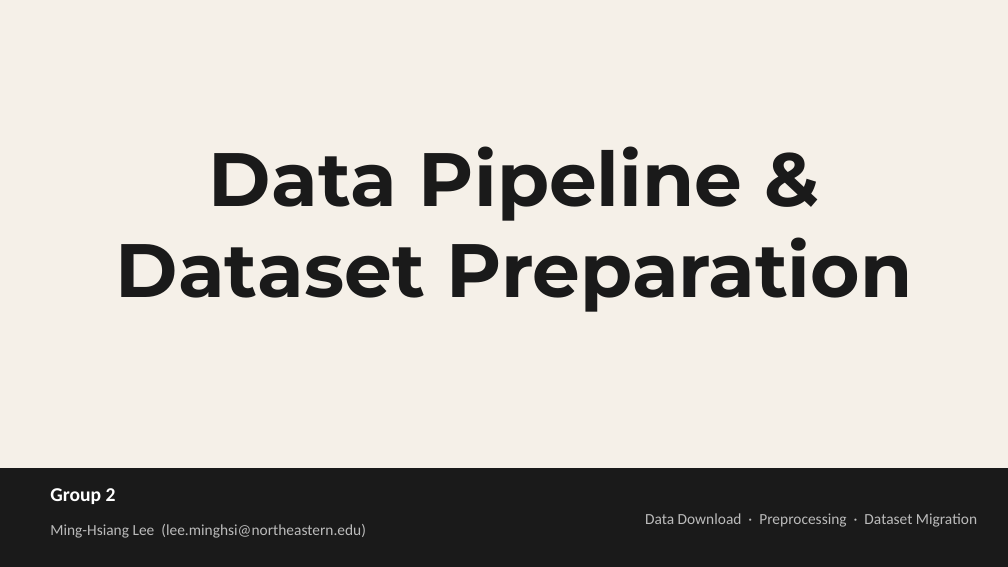
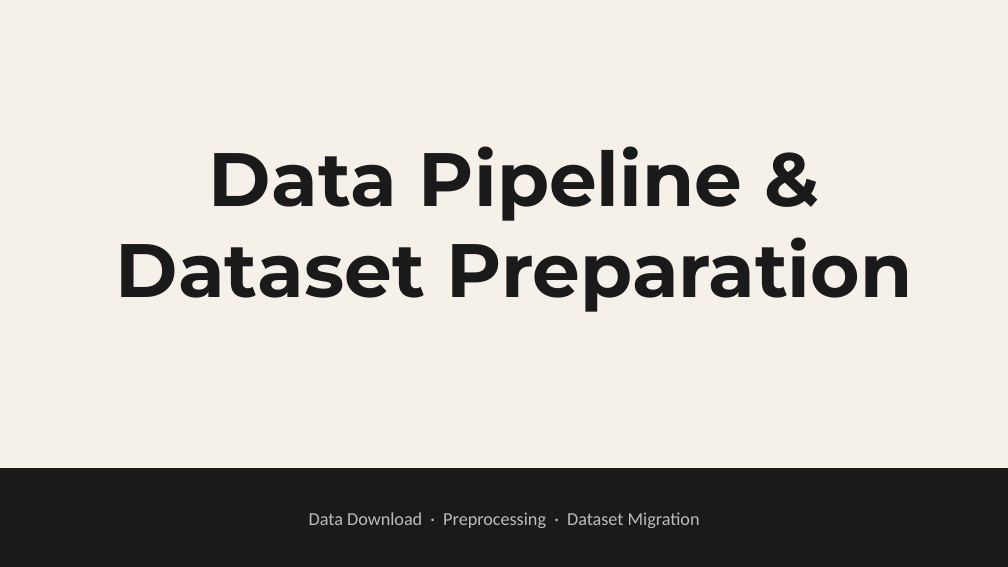
Before and after one commit to mhleethomas/News_Topic_Classification, a slide deck: slide 1 of thomas_presentation.pptx. Drawn at 1008x567 pixels with LibreOffice and Linux fonts; fonts in the diff are those of the drawing. Boxes give left, top, right and bottom in pixels: in the first picture for what was removed or moved away, otherwise in the second. Text is boxed around its words. In the diff, an @@ line names an element or a change of style, - is before the commit and + after.

```diff
--- a/thomas_presentation.pptx
+++ b/thomas_presentation.pptx
@@ text "Data Download · Preprocessing · ...": place and size @@
-text "Data Download · Preprocessing · ..." at (645, 513, 977, 527)
+text "Data Download · Preprocessing · ..." at (309, 512, 700, 528)
@@ text "Data Download · Preprocessing · ..." at (309, 512, 700, 528): size 11 to 13 pt; alignment right to centre @@
@@ text removed at (50, 488, 116, 504) @@
-Group 2
@@ text removed at (50, 524, 366, 538) @@
-Ming-Hsiang Lee (lee.minghsi@northeastern.edu)
```
Also in this commit, not shown: 7 other slides changed, 1 slide removed.
